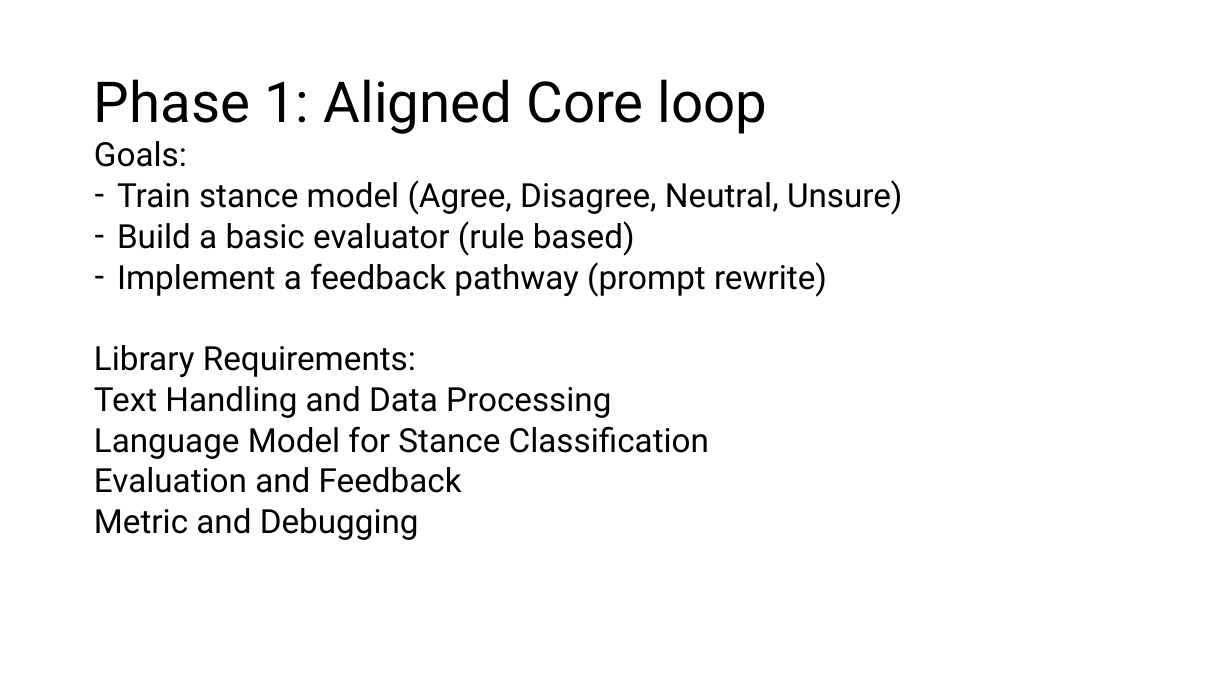
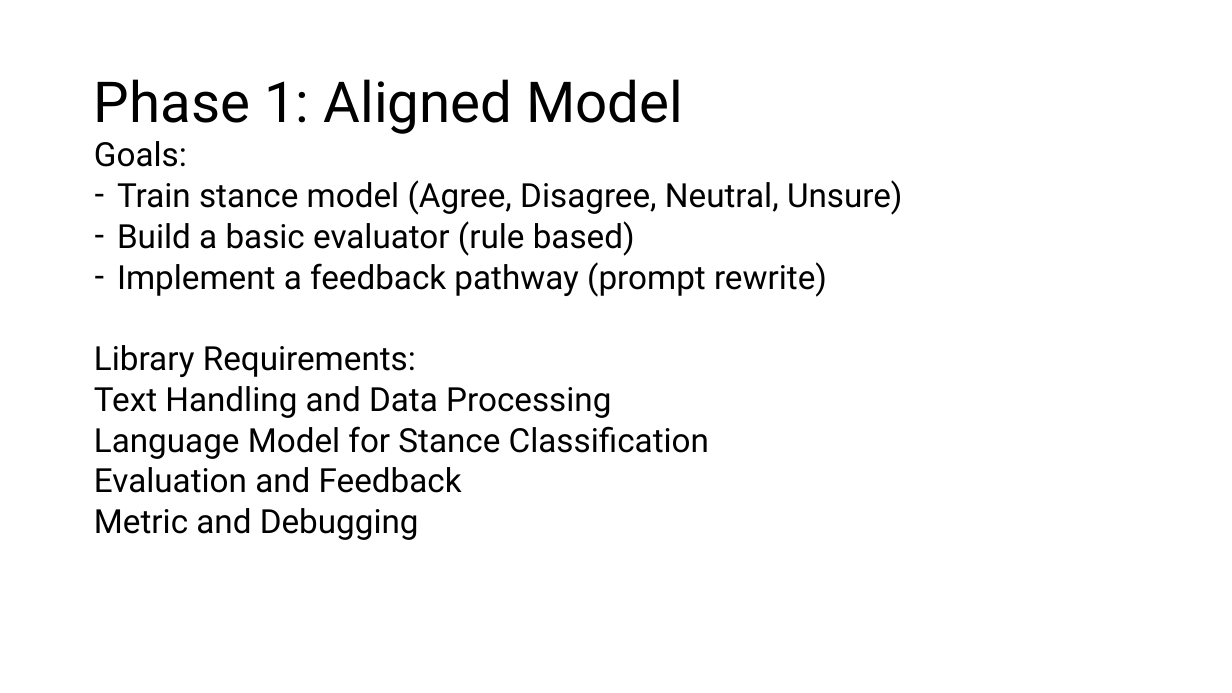
Before and after one commit to saynomayo/AI-Alignment, a slide deck: slide 16 of UN Aligned AI Model.pptx. Drawn at 1232x693 pixels with LibreOffice and Linux fonts; fonts in the diff are those of the drawing. Boxes give left, top, right and bottom in pixels: in the first picture for what was removed or moved away, otherwise in the second. Text is boxed around its words. In the diff, an @@ line names an element or a change of style, - is before the commit and + after.

```diff
--- a/UN Aligned AI Model.pptx
+++ b/UN Aligned AI Model.pptx
@@ title at [94,79,683,134]: text changed @@
-Phase 1: Aligned Core loop
+Phase 1: Aligned Model
```
Also in this commit, not shown: 2 other slides changed, 15 slides added, 1 slide removed, 3 other files.
